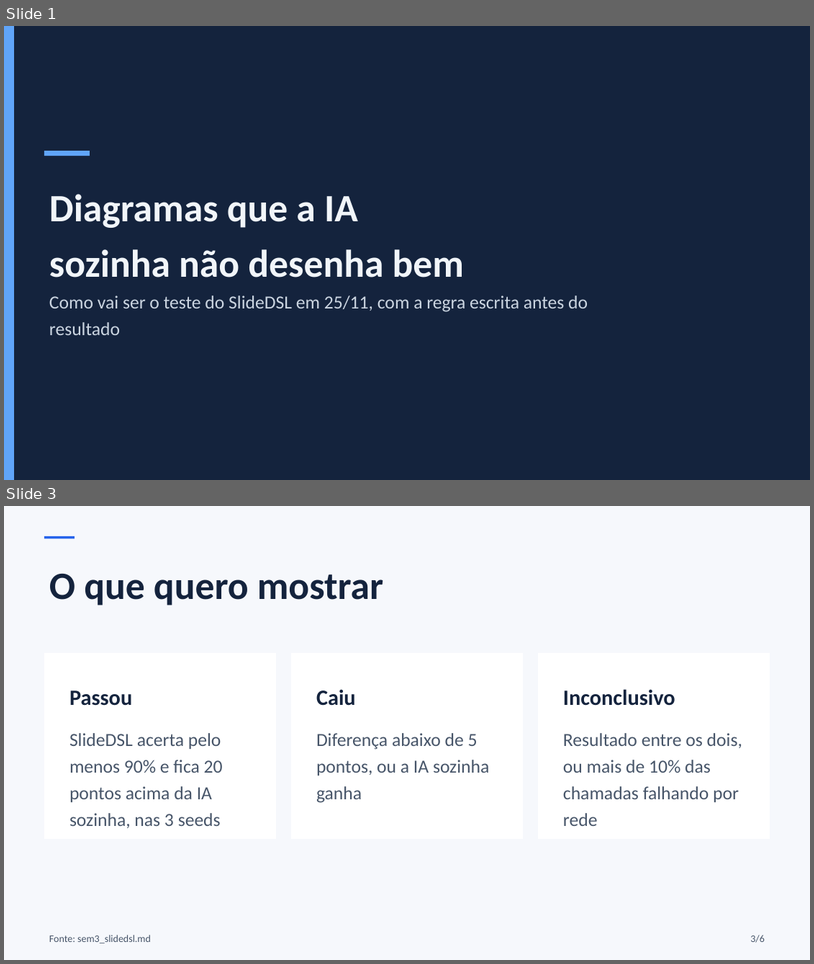
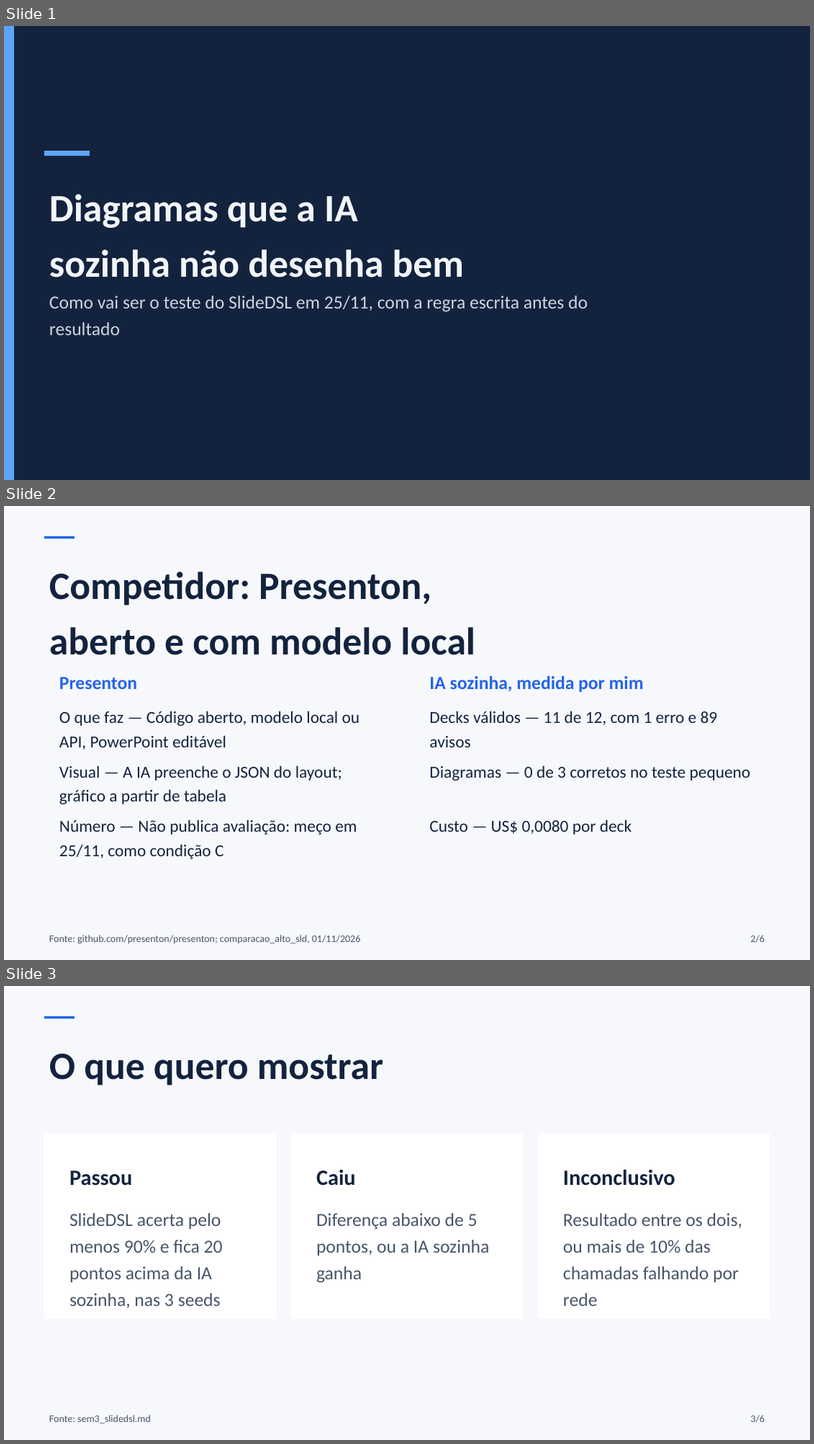
Before and after one commit to Thiago-Brito/AI4good, a slide deck: academy/ai4good/va2/sem3/local/sem3_local.pptx. Shown one above the other, each under a label of ours: slides 1 and 3 before the commit, slides 1, 2 and 3 after it; the slides between them are not shown. The pictures are 814x964 and 814x1444 pixels, drawn with LibreOffice and Linux fonts; fonts in the diff are those of the drawing. Boxes give left, top, right and bottom in pixels: in the first picture for what was removed or moved away, otherwise in the second. Text is boxed around its words. In the diff, an @@ line names an element or a change of style, - is before the commit and + after.

Commit message:
docs(sem3): Presenton como competidor e celular no caminho até o pitch
- roteiro: Presenton descrito pelas fontes abertas; sem métrica publicada, número medido por mim
- teste de 25/11 ganha a condição C (Presenton), conferida à mão pelo mesmo gabarito
- decks local e API: slide do competidor e linha do tempo com o passo do celular
- fontes registradas em academy/ai4good/va2/sem3/FONTES.md

```diff
--- a/academy/ai4good/va2/sem3/local/sem3_local.pptx
+++ b/academy/ai4good/va2/sem3/local/sem3_local.pptx
@@ slide 2 added at bbox=[4, 506, 810, 960], background #F6F8FC @@
@@ rectangle added at bbox=[44, 536, 75, 538], fill #2563EB @@
@@ text added at bbox=[49, 572, 476, 655], 46 pt, text #14233D, bold @@
+Competidor: Presenton,
+aberto e com modelo local
@@ text added at bbox=[59, 677, 137, 689], 22 pt, text #2563EB, bold @@
+Presenton
@@ text added at bbox=[430, 676, 644, 692], 22 pt, text #2563EB, bold @@
+IA sozinha, medida por mim
@@ text added at bbox=[59, 710, 360, 749], 20 pt, text #14233D @@
+O que faz — Código aberto, modelo local ou API, PowerPoint editável
@@ text added at bbox=[430, 710, 718, 747], 20 pt, text #14233D @@
+Decks válidos — 11 de 12, com 1 erro e 89 avisos
@@ text added at bbox=[59, 765, 342, 804], 20 pt, text #14233D @@
+Visual — A IA preenche o JSON do layout; gráfico a partir de tabela
@@ text added at bbox=[430, 765, 751, 780], 20 pt, text #14233D @@
+Diagramas — 0 de 3 corretos no teste pequeno
@@ text added at bbox=[59, 819, 357, 859], 20 pt, text #14233D @@
+Número — Não publica avaliação: meço em 25/11, como condição C
@@ text added at bbox=[430, 819, 632, 834], 20 pt, text #14233D @@
+Custo — US$ 0,0080 por deck
@@ text added at bbox=[49, 934, 360, 944], 12 pt, text #475569 @@
+Fonte: github.com/presenton/presenton; comparacao_alto_sld, 01/11/2026
@@ text added at bbox=[751, 934, 765, 942], 12 pt, text #475569 @@
+2/6
```
Also in this commit, not shown: 1 slide changed, 1 slide removed, 10 other files.
